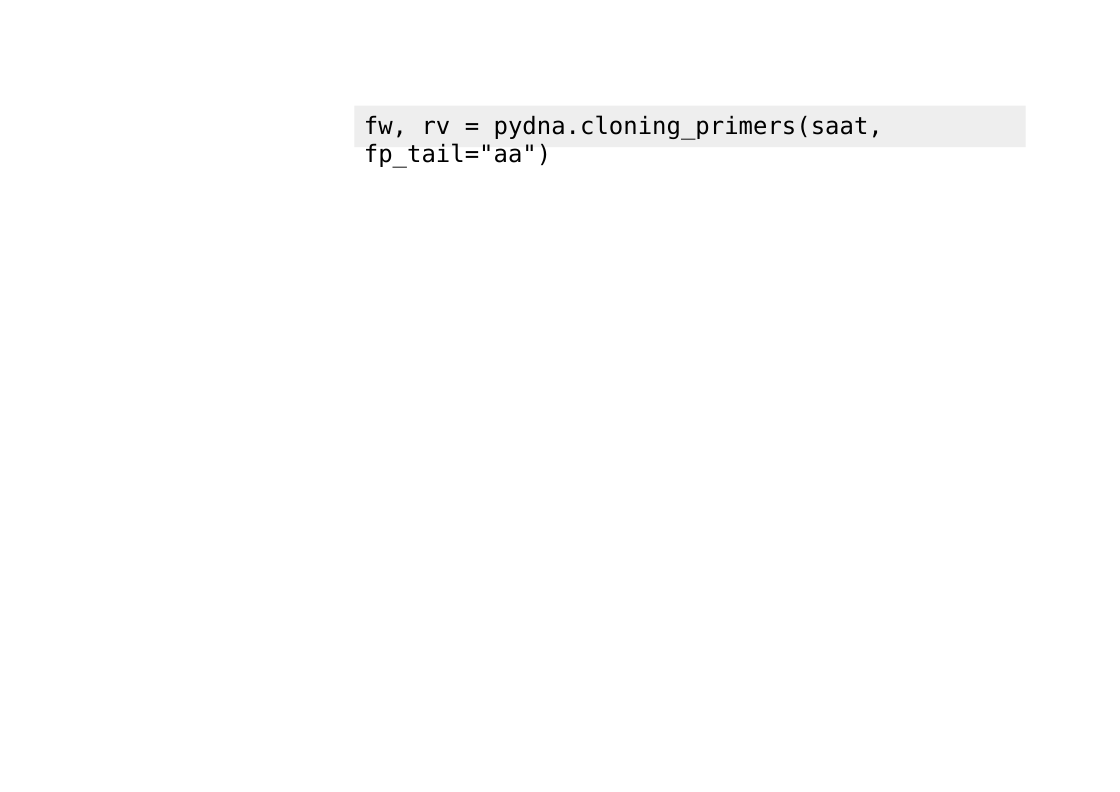
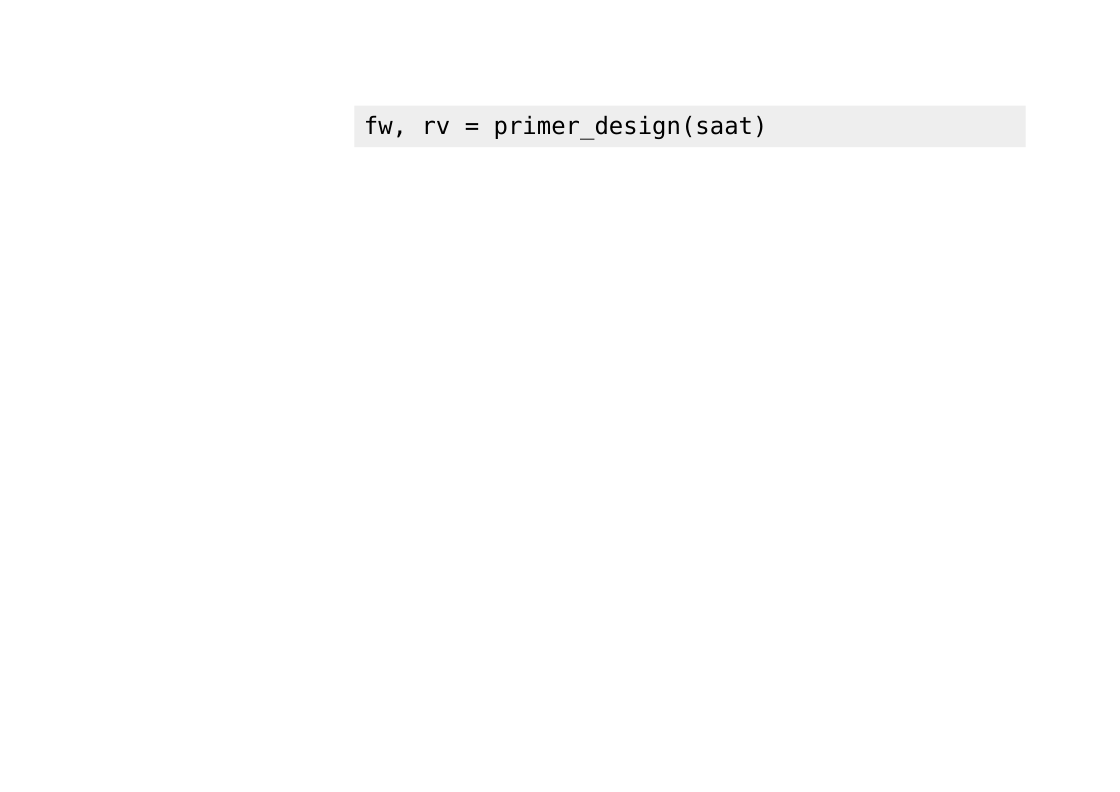
Before and after one commit to BjornFJohansson/pydna-examples, a slide deck: slide 3 of strawberry aat/saat_cloning2.odp (slide 4 before the commit). Drawn at 1120x792 pixels with LibreOffice and Linux fonts; fonts in the diff are those of the drawing; background and template pictures are left out. Boxes give left, top, right and bottom in pixels: in the first picture for what was removed or moved away, otherwise in the second. Text is boxed around its words. In the diff, an @@ line names an element or a change of style, - is before the commit and + after.

```diff
--- a/strawberry aat/saat_cloning2.odp
+++ b/strawberry aat/saat_cloning2.odp
@@ text in rectangle at (x1=364, y1=115, x2=768, y2=140): text changed @@
-fw, rv = pydna.cloning_primers(saat, fp_tail="aa")
+fw, rv = primer_design(saat)
```
Also in this commit, not shown: 9 other slides changed, 1 slide removed, 5 other files.
